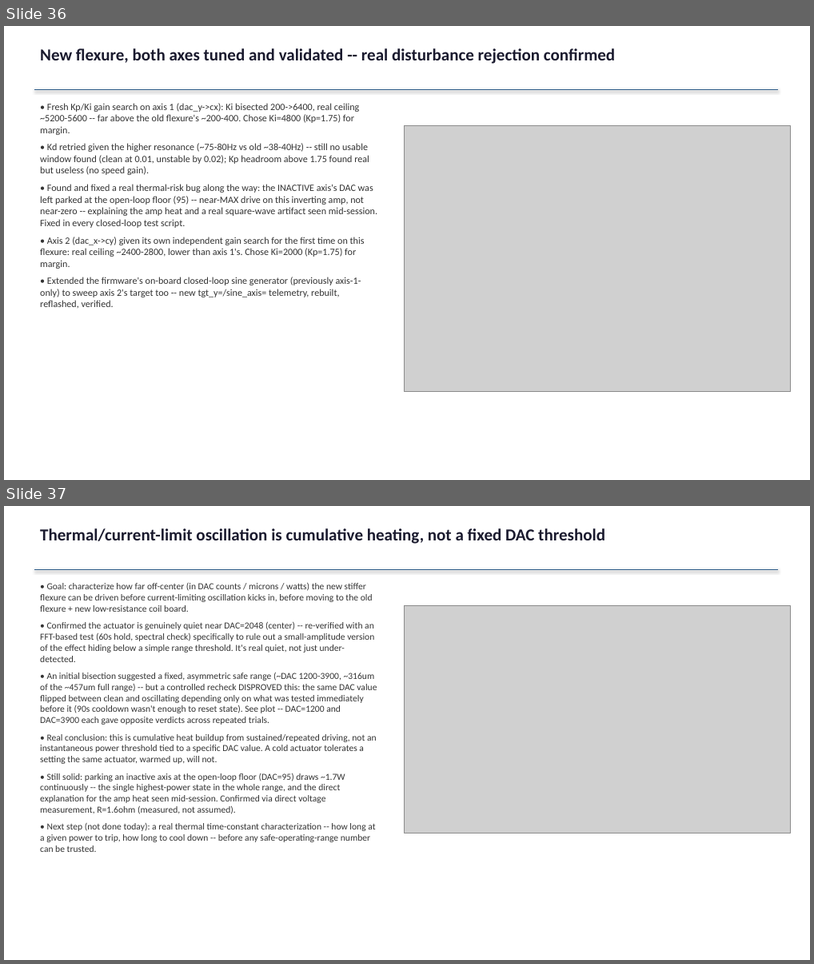
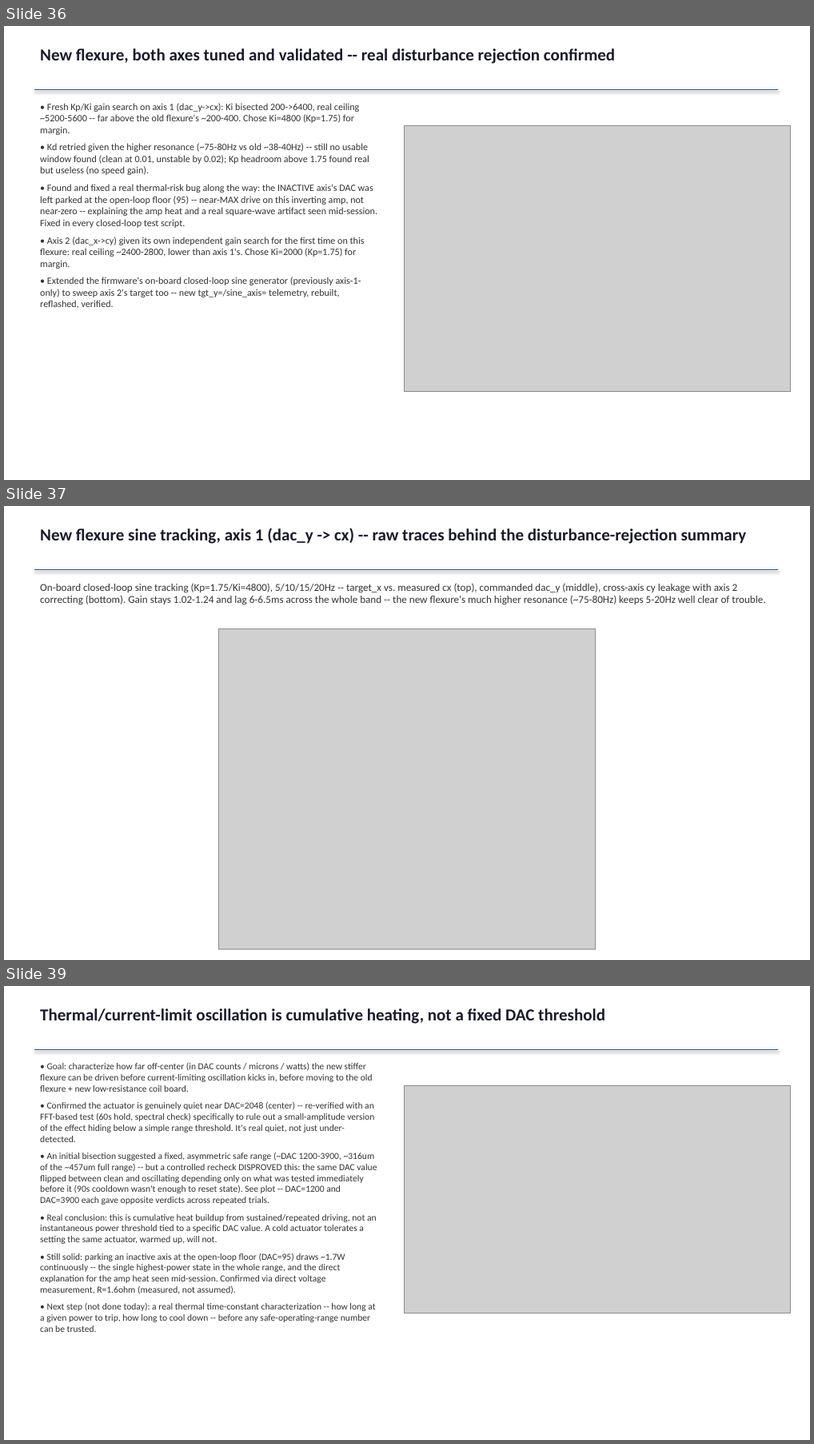
Before and after one commit to ucsbdeepspace/rpi_camera_system, a slide deck: docs/session_results_2026-08-18_pid_tuning.pptx. Shown one above the other, each under a label of ours: slides 36 and 37 before the commit, slides 36, 37 and 39 after it; the slides between them are not shown. The pictures are 814x964 and 814x1444 pixels, drawn with LibreOffice and Linux fonts; fonts in the diff are those of the drawing; grey boxes stand for pictures. Boxes give left, top, right and bottom in pixels: in the first picture for what was removed or moved away, otherwise in the second. Text is boxed around its words. In the diff, an @@ line names an element or a change of style, - is before the commit and + after.

```diff
--- a/docs/session_results_2026-08-18_pid_tuning.pptx
+++ b/docs/session_results_2026-08-18_pid_tuning.pptx
@@ slide 37 added at (4,506,810,960), background #FFFFFF @@
@@ text added at (40,528,747,544), 20 pt, text #1A1A2E, bold @@
+New flexure sine tracking, axis 1 (dac_y -> cx) -- raw traces behind the disturbance-rejection summary
@@ line added from (34, 569) to (778, 569), #2E5C8A 1.5 pt @@
@@ text added at (40,583,766,605), 12.5 pt, text #333333 @@
+On-board closed-loop sine tracking (Kp=1.75/Ki=4800), 5/10/15/20Hz -- target_x vs. measured cx (top), commanded dac_y (middle), cross-axis cy leakage with axis 2 correcting (bottom). Gain stays 1.02-1.24 and lag 6-6.5ms across the whole band -- the new flexure's much higher resonance (~75-80Hz) keeps 5-20Hz well clear of trouble.
@@ picture added at (218,628,596,949) @@
@@ what was slide 37 is now slide 39 @@
```
Also in this commit, not shown: 1 other slide added, 1 other file.
